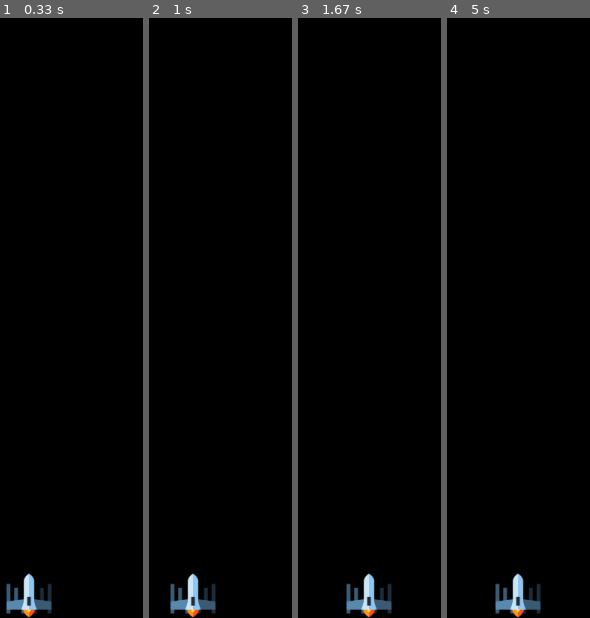
Above: before the commit, frames 1-4 (left to right).
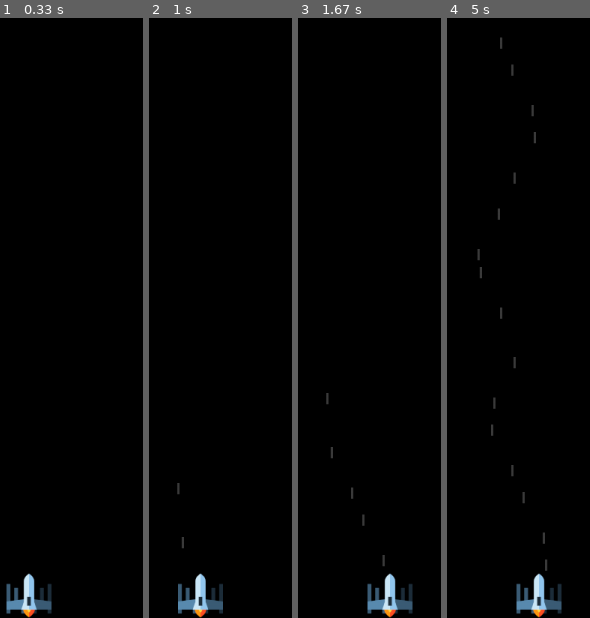
Above: after the commit, the same moments.

Repository: AleSpreafico/alien_invasion_pygame
Game: pygame game, started from alien_invasion.py
Two runs of this game, one before a commit and one after it. Both use one fixed random seed, a clock stepped at 60 frames per second and the inputs below.
Inputs:
- Up to frame 1 (0.33 s): no input
- Up to frame 2 (1 s): tap Space at 0.33, 0.73 s; hold Right from 0.67 s (still down)
- Up to frame 3 (1.67 s): tap Space at 1.03, 1.23, 1.53 s; release Right at 1.13 s; hold Right 1.17-1.63 s
- Up to frame 4 (5 s): hold Left 1.67-2.2 s; tap Space at 1.73, 2.03, 2.3, 2.6, 2.73, 3.03, 3.4, 3.7, 3.9, 4.2, 4.4, 4.7, 4.9 s; hold Left 2.23-2.63 s; hold Right 2.67-3.3 s; hold Left 3.33-3.8 s; hold Right 3.83-4.3 s; hold Right 4.33-4.8 s; hold Left from 4.83 s (still down)

Frame 1 is identical in both runs. In frame 2, 1.6% of the frame differs, in the area x 14-52%, y 77-100%; in frame 3, 2.2%; in frame 4, 2.6%, in the area x 20-81%, y 3-100%.

Commit message:
firing bullets

Diff:
--- a/alien_invasion.py
+++ b/alien_invasion.py
@@ -1,6 +1,7 @@
 import sys
 
 import pygame
+from pygame.sprite import Group
 import helpers as h
 
 from settings import Settings
@@ -17,14 +18,17 @@
     )
     pygame.display.set_caption("Alien Invasion")
 
-    ship = Ship(screen)
+    ship = Ship(init_settings, screen)
+
+    bullets = Group()
 
     """ Start Game """
     while True:
         """ listening mouse and key events """
-        h.check_events(ship)
+        h.check_events(init_settings, screen, ship, bullets)
         ship.update()
-        h.update_screen(init_settings, screen, ship)
+        bullets.update()
+        h.update_screen(init_settings, screen, ship, bullets)
 
 
 run_game()
--- /dev/null
+++ b/bullet.py
@@ -0,0 +1,31 @@
+import pygame
+from pygame.sprite import Sprite
+
+class Bullet(Sprite):
+    """Manage bullets fired from ship"""
+    def __init__(self, init_settings, screen, ship):
+        super().__init__()
+        self.init_settings = init_settings
+        self.screen = screen
+
+        # Create bullet
+        self.rect = pygame.Rect(0,0, init_settings.bullet_width, init_settings.bullet_height)
+        self.rect.centerx = ship.rect.centerx
+        self.rect.top = ship.rect.top
+
+        self.y = float(self.rect.y)
+
+        self.color = init_settings.bullet_color
+        self.speed_factor = init_settings.bullet_speed_factor
+
+    def update(self):
+        """ Move the bullet up the screen """
+        # Update decimal position
+        self.y -= self.speed_factor
+
+        # Update rect position
+        self.rect.y = self.y
+
+    def draw_bullet(self):
+        """ draw bullet on screen """
+        pygame.draw.rect(self.screen, self.color, self.rect)
--- a/helpers.py
+++ b/helpers.py
@@ -2,27 +2,44 @@
 
 import pygame
 
+from bullet import Bullet
 
-def check_events(ship):
+
+def check_keydown_events(event, settings, screen, ship, bullets):
+    if event.key == pygame.K_RIGHT:
+        ship.moving_right = True
+    elif event.key == pygame.K_LEFT:
+        ship.moving_left = True
+    elif event.key == pygame.K_SPACE:
+        new_bullet = Bullet(settings, screen, ship)
+        bullets.add(new_bullet)
+
+
+def check_keyup_events(event, ship):
+    if event.key == pygame.K_RIGHT:
+        ship.moving_right = False
+    elif event.key == pygame.K_LEFT:
+        ship.moving_left = False
+
+
+def check_events(settings, screen, ship, bullets):
     for event in pygame.event.get():
 
         if event.type == pygame.QUIT:
             sys.exit()
 
         elif event.type == pygame.KEYDOWN:
-            if event.key == pygame.K_RIGHT:
-                ship.moving_right = True
-            elif event.key == pygame.K_LEFT:
-                ship.moving_left = True
+            check_keydown_events(event, settings, screen, ship, bullets)
 
         elif event.type == pygame.KEYUP:
-            if event.key == pygame.K_RIGHT:
-                ship.moving_right = False
-            elif event.key == pygame.K_LEFT:
-                ship.moving_left = False
+            check_keyup_events(event, ship)
 
-def update_screen(settings, screen, ship):
+
+def update_screen(settings, screen, ship, bullets):
     screen.fill(settings.bg_color)
     ship.blitme()
 
+    for bullet in bullets.sprites():
+        bullet.draw_bullet()
+
     pygame.display.flip()
--- a/settings.py
+++ b/settings.py
@@ -9,3 +9,12 @@
         self.screen_width = 1200
         self.screen_height = 800
         self.bg_color = (0, 0, 0)
+
+        # Ship
+        self.ship_speed_factor = 1.5
+
+        # Bullet
+        self.bullet_speed_factor = 3
+        self.bullet_width = 3
+        self.bullet_height = 15
+        self.bullet_color = 60, 60, 60
--- a/ship.py
+++ b/ship.py
@@ -2,9 +2,10 @@
 
 class Ship():
 
-    def __init__(self, screen):
+    def __init__(self, init_settings, screen):
         """ Initializa ship and starting position """
         self.screen = screen
+        self.init_settings = init_settings
 
         self.image = pygame.image.load('media/img/ship.bmp')
         self.rect = self.image.get_rect()
@@ -13,14 +14,20 @@
         self.rect.centerx = self.screen_rect.centerx
         self.rect.bottom = self.screen_rect.bottom
 
+        # Store decimal value for ship's center
+        self.center = float(self.rect.centerx)
+
         self.moving_right = False
         self.moving_left = False
 
     def update(self):
-        if self.moving_right:
-            self.rect.centerx += 1
-        elif self.moving_left:
-            self.rect.centerx -= 1
+        if self.moving_right and self.rect.right < self.screen_rect.right:
+            self.center += self.init_settings.ship_speed_factor
+        if self.moving_left and self.rect.left > 0:
+            self.center -= self.init_settings.ship_speed_factor
+
+        # update rect form self.center
+        self.rect.centerx = self.center
 
     def blitme(self):
         """ draw ship """
